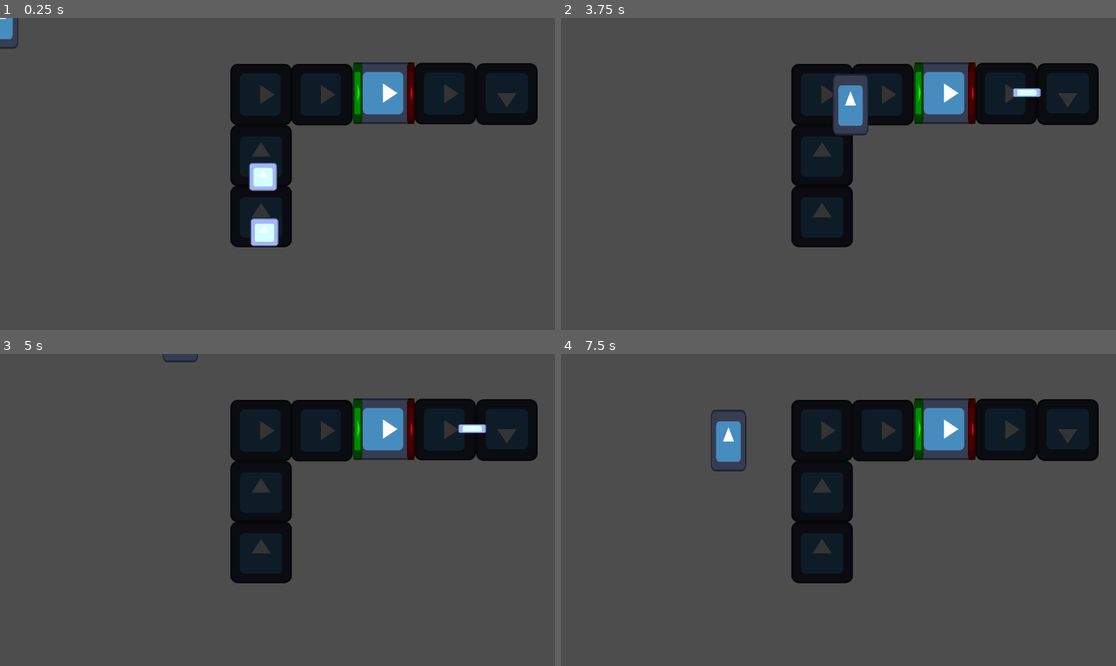
Above: before the commit, frames 1-4 (two rows, left to right).
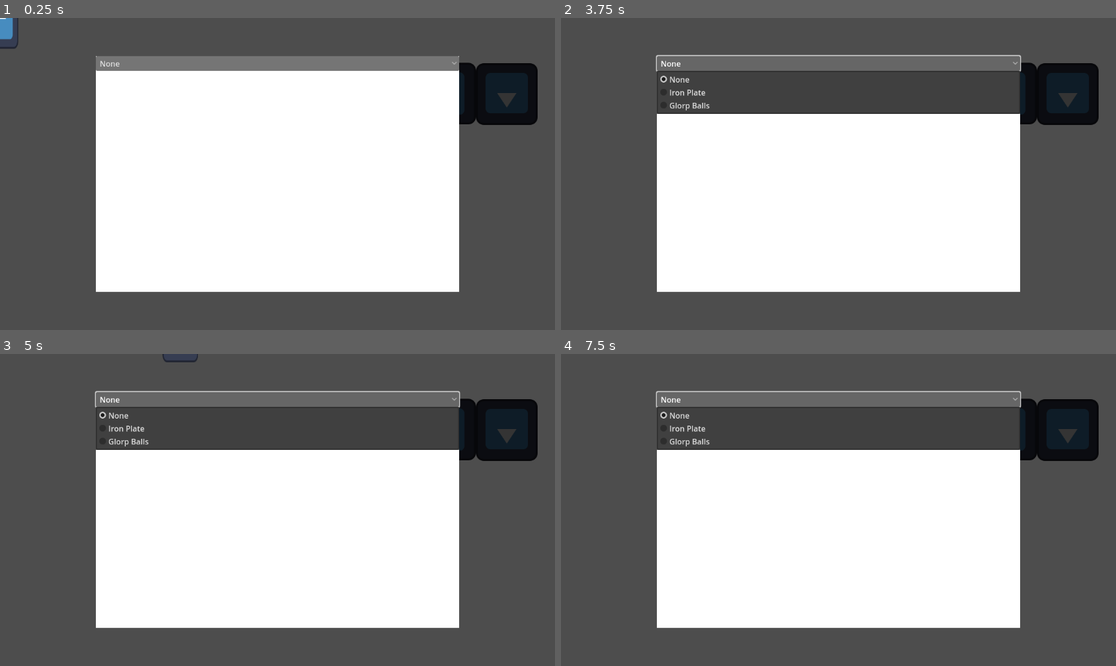
Above: after the commit, the same moments.

Repository: BenjaminWootten/UD-GDDC-space-exploration-jam
Game: Godot game, scene res://world.tscn
The game is run twice, just before and just after one commit, with the same random seed, the same clock (stepped at 60 frames per second) and the same inputs. The engine's default icon, where the game draws it, is replaced by a stand-in: a white triangle on a blue panel in a dark square.
Inputs (mouse positions are in pixels of both pictures, inside the frame that each line leads up to):
- Up to frame 1 (0.25 s): no input
- Up to frame 2 (3.75 s): click (838, 64) at 0.5 s, where only the run after the commit has a clickable "None"; hold D (right) 1.28-2.03 s; hold S (down) 2.03-2.78 s; hold D (right) 2.78-3.53 s; hold W (up) from 3.53 s (still down)
- Up to frame 3 (5 s): release W (up) at 4.28 s; hold A (left) from 4.28 s (still down)
- Up to frame 4 (7.5 s): release A (left) at 5.78 s; hold S (down) 5.78-6.53 s; hold D (right) 6.53-7.28 s; hold W (up) from 7.28 s (still down)

The runs differ from the first frame. In frame 1, 49% of the frame differs, in the area x 17-83%, y 12-88%; in frame 2, 46%; in frame 3, 47%; in frame 4, 47%.

Commit message:
building ui started

Diff:
--- /dev/null
+++ b/UI/building_ui.tscn
@@ -0,0 +1,47 @@
+[gd_scene load_steps=2 format=3 uid="uid://danurr23cm2s4"]
+
+[ext_resource type="Script" path="res://building_ui.gd" id="1_32m55"]
+
+[node name="building_ui" type="Control" node_paths=PackedStringArray("dropdown")]
+layout_mode = 3
+anchors_preset = 15
+anchor_right = 1.0
+anchor_bottom = 1.0
+grow_horizontal = 2
+grow_vertical = 2
+script = ExtResource("1_32m55")
+dropdown = NodePath("ColorRect/VBoxContainer/OptionButton")
+
+[node name="ColorRect" type="ColorRect" parent="."]
+layout_mode = 1
+anchors_preset = 15
+anchor_right = 1.0
+anchor_bottom = 1.0
+offset_left = 199.0
+offset_top = 79.0
+offset_right = -199.0
+offset_bottom = -79.0
+grow_horizontal = 2
+grow_vertical = 2
+
+[node name="VBoxContainer" type="VBoxContainer" parent="ColorRect"]
+layout_mode = 1
+anchors_preset = 15
+anchor_right = 1.0
+anchor_bottom = 1.0
+grow_horizontal = 2
+grow_vertical = 2
+
+[node name="OptionButton" type="OptionButton" parent="ColorRect/VBoxContainer"]
+layout_mode = 2
+
+[node name="HBoxContainer" type="HBoxContainer" parent="ColorRect/VBoxContainer"]
+layout_mode = 2
+
+[node name="input_type" type="Label" parent="ColorRect/VBoxContainer/HBoxContainer"]
+layout_mode = 2
+
+[node name="output_type" type="Label" parent="ColorRect/VBoxContainer/HBoxContainer"]
+layout_mode = 2
+
+[connection signal="item_selected" from="ColorRect/VBoxContainer/OptionButton" to="." method="_on_option_button_item_selected"]
--- /dev/null
+++ b/building_ui.gd
@@ -0,0 +1,15 @@
+extends Control
+
+@onready var building = get_parent().get_parent()
+@export var dropdown: OptionButton
+
+var recipe_data = []
+
+func _ready():
+	# For each recipe stored in the recipe dictionary on parent building, add its name to the dropdown menu
+	for recipe in building.recipes:
+		dropdown.add_item(building.recipes[recipe]["output_type"].replace("_", " ").capitalize())
+		recipe_data.append(building.recipes[recipe])
+
+func _on_option_button_item_selected(index):
+	building.update_recipe()
--- a/buildings/crafters/crusher.gd
+++ b/buildings/crafters/crusher.gd
@@ -8,13 +8,12 @@
 var output_inventory = 0
 
 var recipes = {
-	iron_plate = {input_type = "iron", input_num = 1, output_type = "iron_plate", output_num = 1, time = 1}
+	none = {input_type = "none", input_num = 0, output_type = "none", output_num = 0, time = 0},
+	iron_plate = {input_type = "iron", input_num = 1, output_type = "iron_plate", output_num = 1, time = 1},
+	glorp_juice = {input_type = "glorp", input_num = 1, output_type = "glorp_balls", output_num = 1, time = 1}
 }
 
-var recipe
-
-func _ready():
-	update_recipe("iron_plate")
+var recipe = recipes["none"]
 
 func update_recipe(newRecipe):
 	recipe = recipes[newRecipe]
--- a/buildings/crafters/crusher.tscn
+++ b/buildings/crafters/crusher.tscn
@@ -1,9 +1,10 @@
-[gd_scene load_steps=6 format=3 uid="uid://cmvnmajg4h84j"]
+[gd_scene load_steps=7 format=3 uid="uid://cmvnmajg4h84j"]
 
 [ext_resource type="Script" path="res://buildings/crafters/crusher.gd" id="1_6k6qk"]
 [ext_resource type="Texture2D" uid="uid://cdxrqhqnd634s" path="res://icon.svg" id="1_rmbki"]
 [ext_resource type="PackedScene" uid="uid://g6on45cl571h" path="res://buildings/building resources/input.tscn" id="2_hju6h"]
 [ext_resource type="PackedScene" uid="uid://b02mpu4t3xc8w" path="res://buildings/building resources/output.tscn" id="3_nougl"]
+[ext_resource type="PackedScene" uid="uid://danurr23cm2s4" path="res://UI/building_ui.tscn" id="5_cgiwc"]
 
 [sub_resource type="RectangleShape2D" id="RectangleShape2D_vmsgu"]
 size = Vector2(124, 122)
@@ -24,4 +25,8 @@
 [node name="Timer" type="Timer" parent="."]
 one_shot = true
 
+[node name="CanvasLayer" type="CanvasLayer" parent="."]
+
+[node name="building_ui" parent="CanvasLayer" instance=ExtResource("5_cgiwc")]
+
 [connection signal="timeout" from="Timer" to="." method="_on_timer_timeout"]
